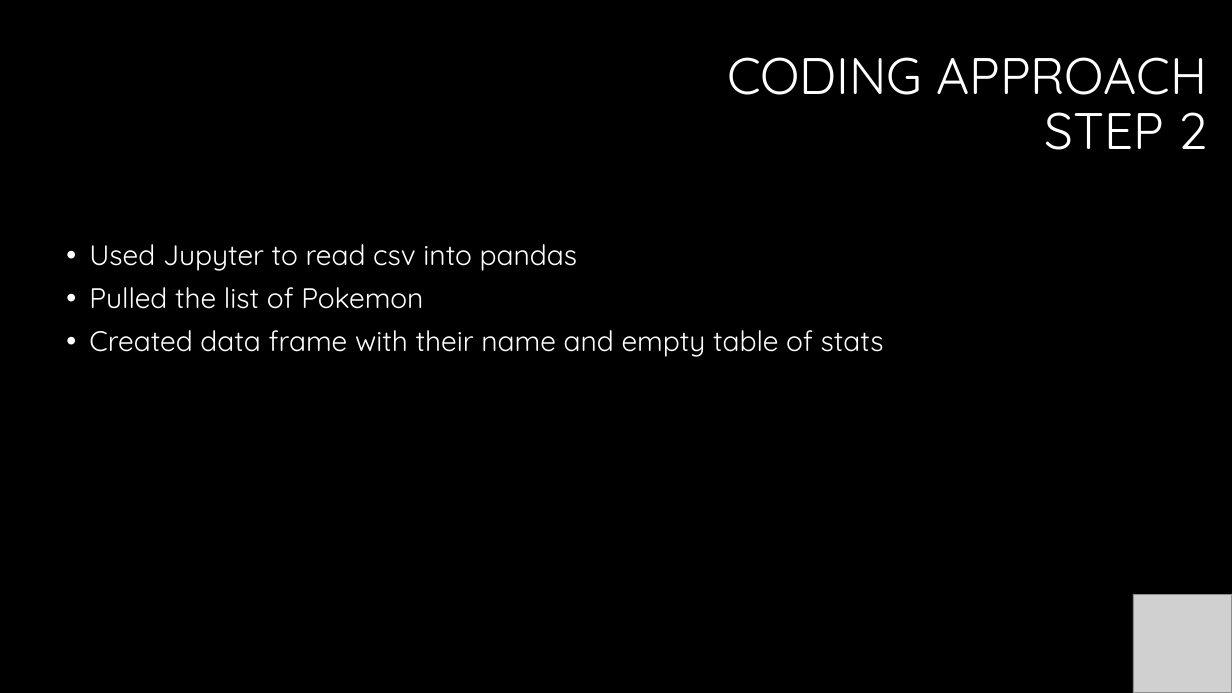
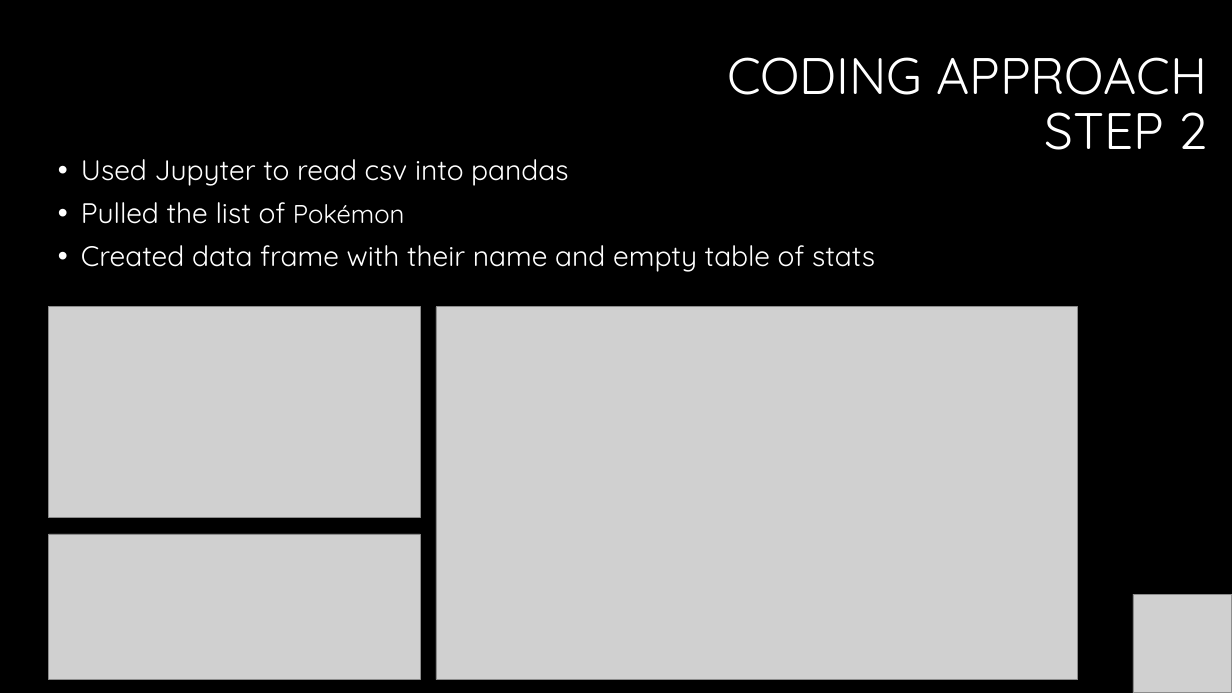
Before and after one commit to Dbuescher8/Pokemon-Project2, a slide deck: slide 4 of Presentation 2.pptx. Drawn at 1232x693 pixels with LibreOffice and Linux fonts; fonts in the diff are those of the drawing; grey boxes stand for pictures; background and template pictures are left out. Boxes give left, top, right and bottom in pixels: in the first picture for what was removed or moved away, otherwise in the second. Text is boxed around its words. In the diff, an @@ line names an element or a change of style, - is before the commit and + after.

```diff
--- a/Presentation 2.pptx
+++ b/Presentation 2.pptx
@@ text "Used Jupyter to read csv ...": place and size @@
-text "Used Jupyter to read csv ..." at (89, 244, 884, 357)
+text "Used Jupyter to read csv ..." at (81, 159, 875, 272)
@@ text at (81, 202, 404, 224): text changed @@
-• Pulled the list of Pokemon
+• Pulled the list of Pokémon
@@ picture added at (49, 307, 421, 518) @@
@@ picture added at (436, 307, 1078, 679) @@
@@ picture added at (49, 534, 421, 680) @@
```
Also in this commit, not shown: 8 other slides changed, 1 slide added.
